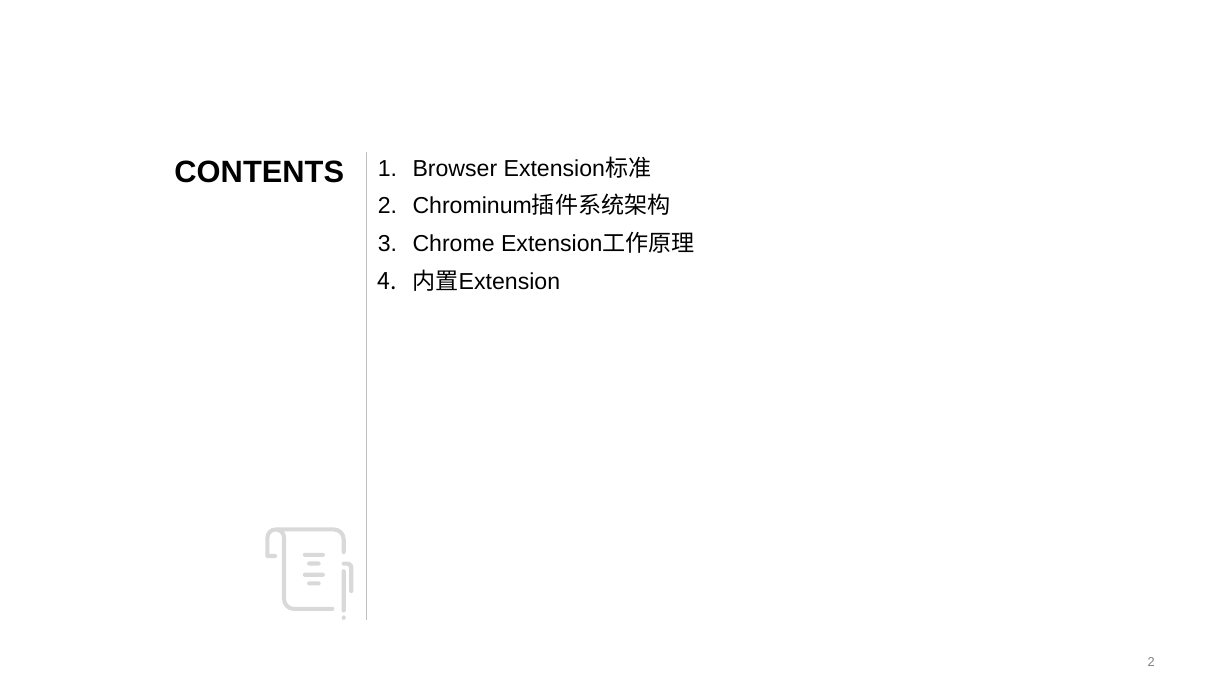
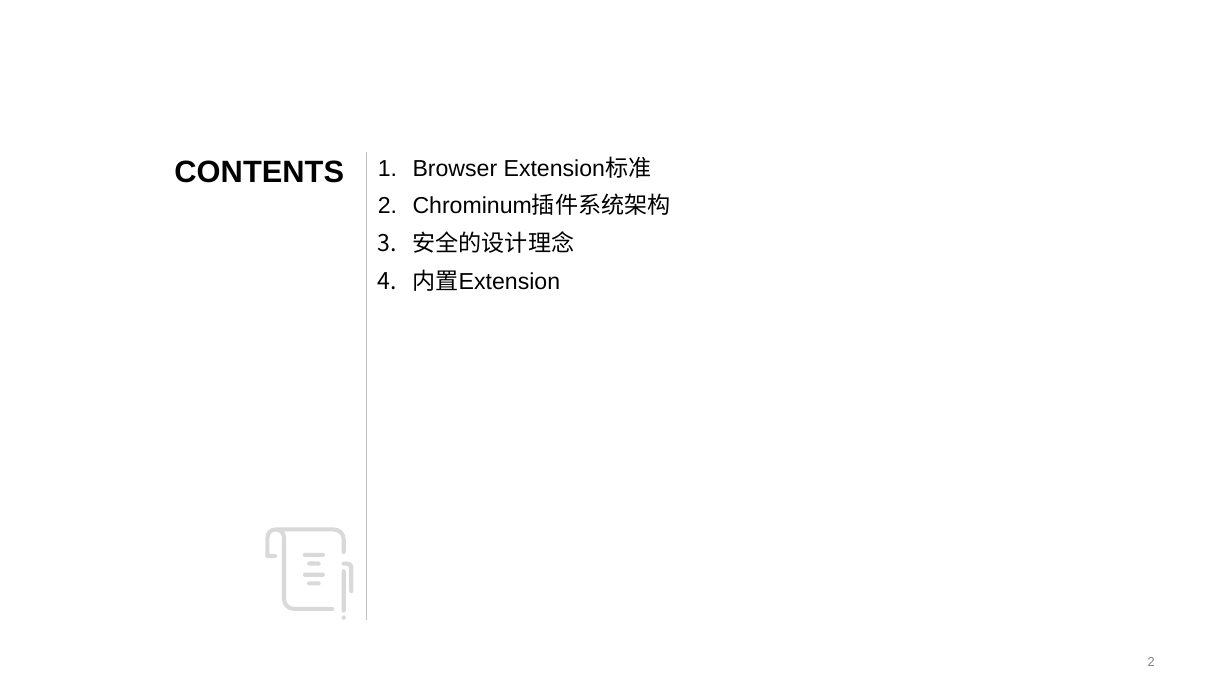
Before and after one commit to gxy5202/JS-Hero, a slide deck: slide 2 of browser-extension/extension.pptx. Drawn at 1232x693 pixels with LibreOffice and Linux fonts; fonts in the diff are those of the drawing. Boxes give left, top, right and bottom in pixels: in the first picture for what was removed or moved away, otherwise in the second. Text is boxed around its words. In the diff, an @@ line names an element or a change of style, - is before the commit and + after.

Commit message:
update ppt content

```diff
--- a/browser-extension/extension.pptx
+++ b/browser-extension/extension.pptx
@@ text at bbox=[413, 231, 575, 253]: text changed @@
-3. Chrome Extension工作原理
+3. 安全的设计理念
```
